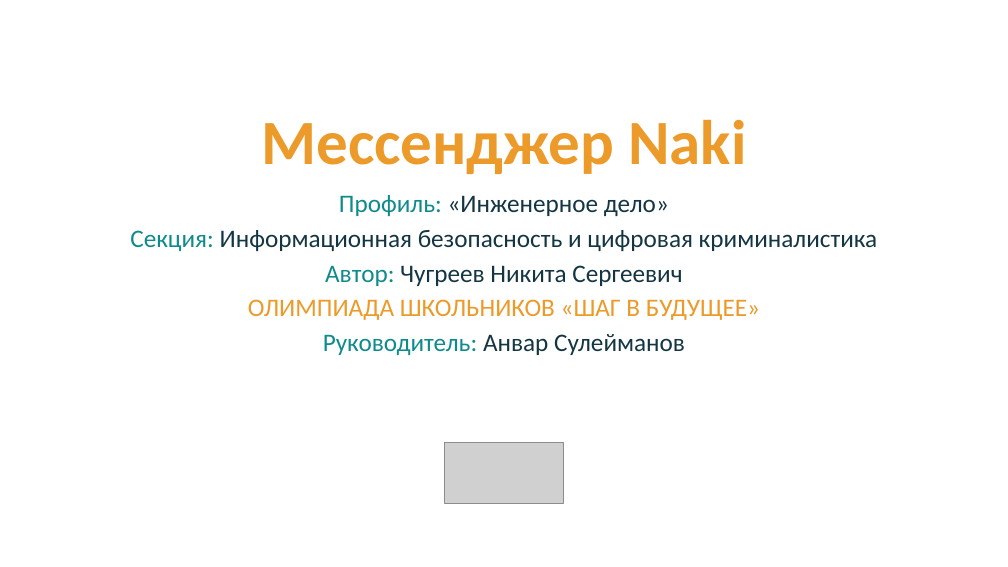
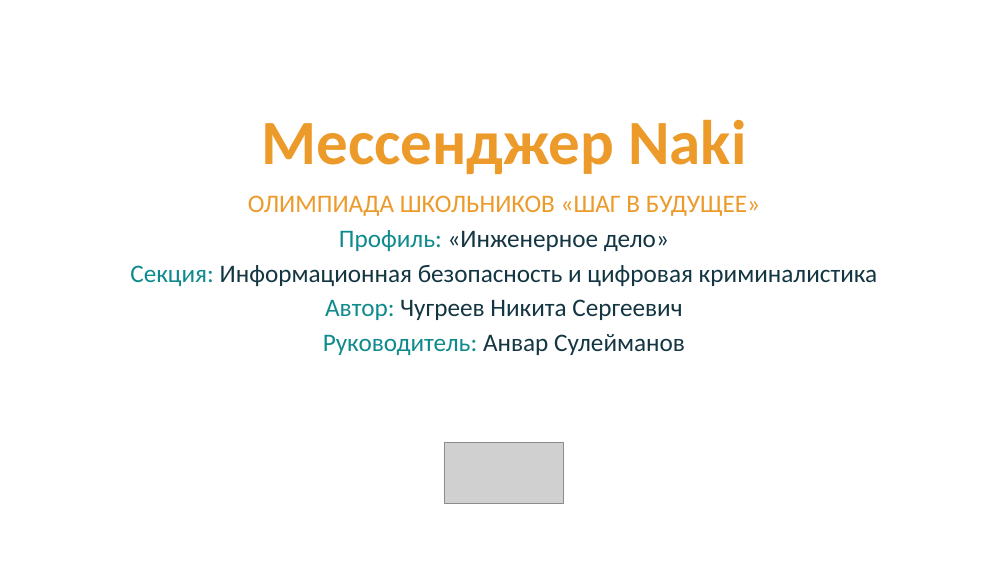
Before and after one commit to Nak1i1/Naki, a slide deck: slide 1 of Мессенджер Naki.pptx. Drawn at 1008x567 pixels with LibreOffice and Linux fonts; fonts in the diff are those of the drawing; grey boxes stand for pictures. Boxes give left, top, right and bottom in pixels: in the first picture for what was removed or moved away, otherwise in the second. Text is boxed around its words. In the diff, an @@ line names an element or a change of style, - is before the commit and + after.

```diff
--- a/Мессенджер Naki.pptx
+++ b/Мессенджер Naki.pptx
@@ subtitle at bbox=[248, 195, 760, 216]: paragraph added @@
+ОЛИМПИАДА ШКОЛЬНИКОВ «ШАГ В БУДУЩЕЕ»
@@ subtitle at bbox=[248, 299, 760, 320]: paragraph removed @@
-ОЛИМПИАДА ШКОЛЬНИКОВ «ШАГ В БУДУЩЕЕ»
```
Also in this commit, not shown: 4 other slides changed, 1 other file.
